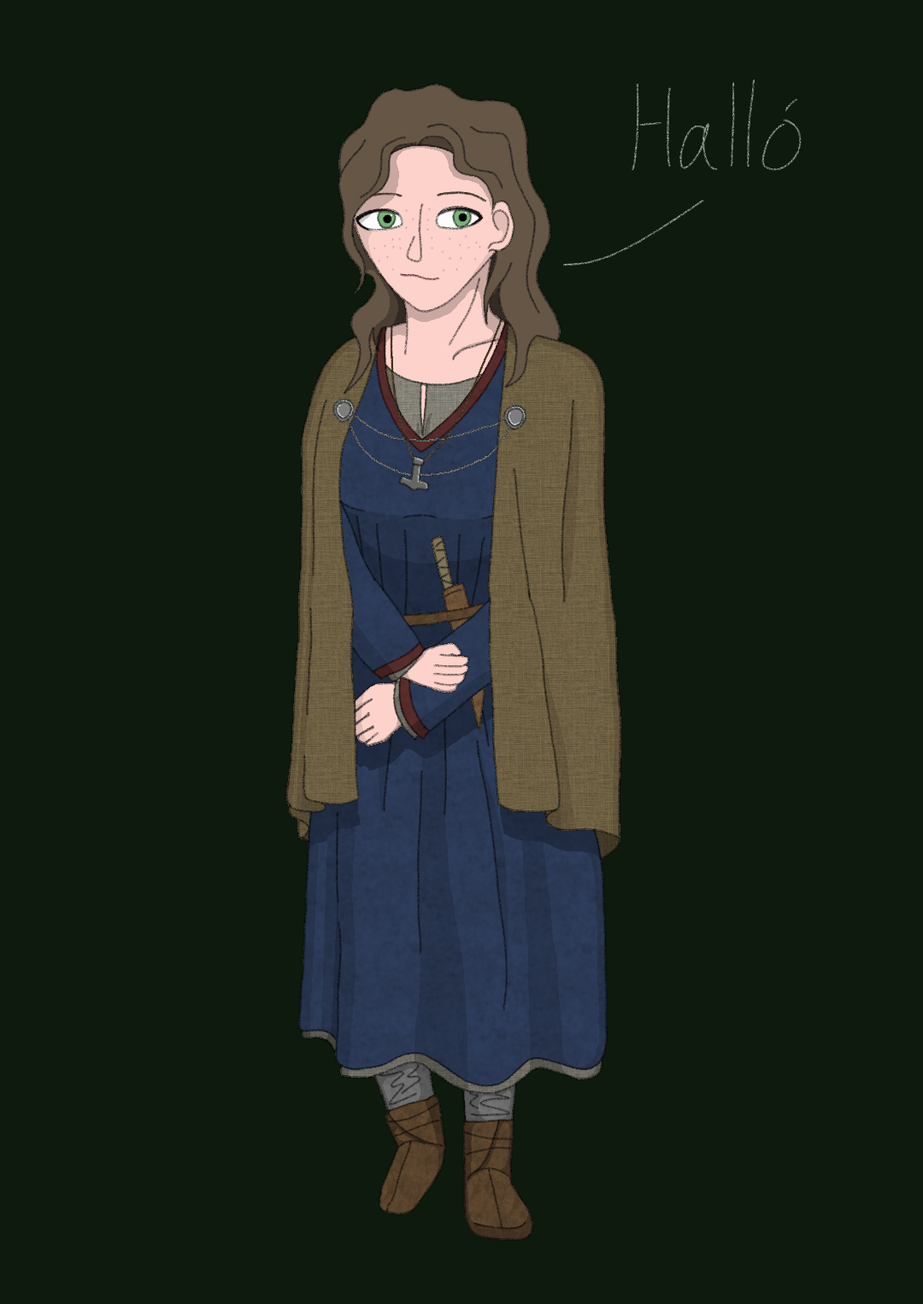
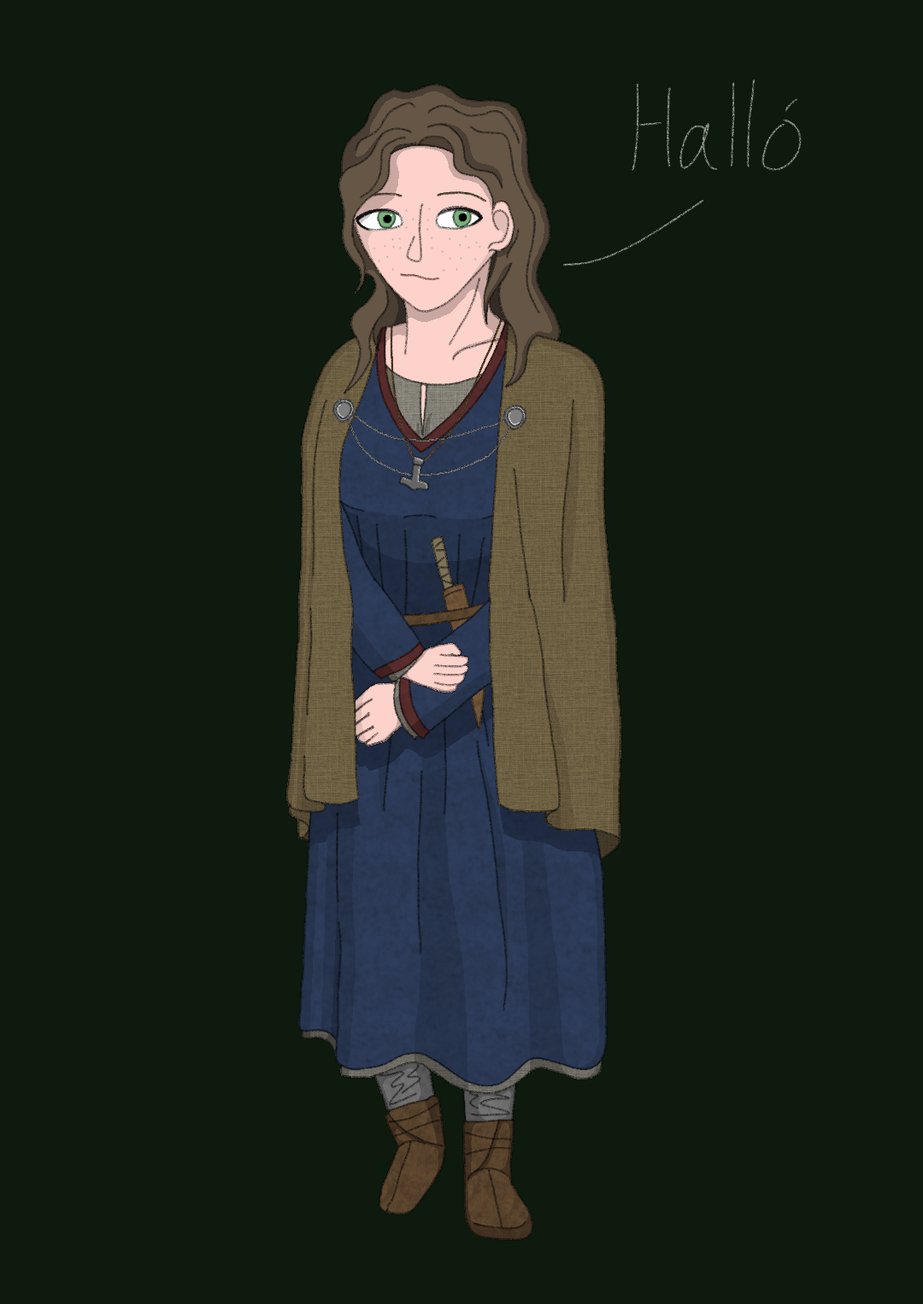
Layered file, before and after one edit (w=923, h=1304). Changes by layer:
painted on "color" over [338, 83, 561, 387]
painted on "background" over [318, 83, 602, 1086]
